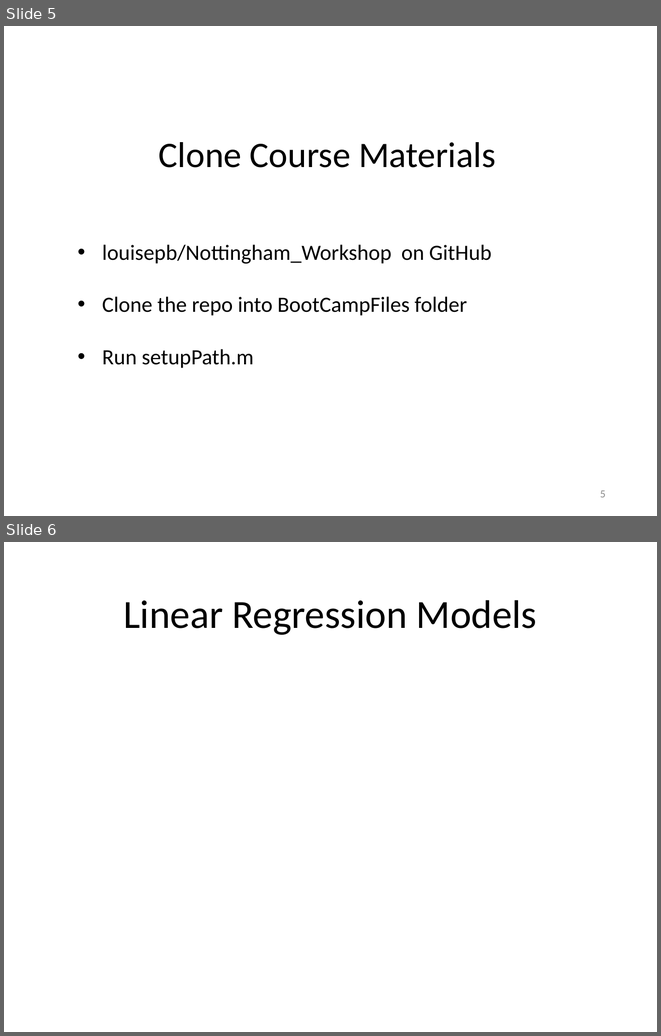
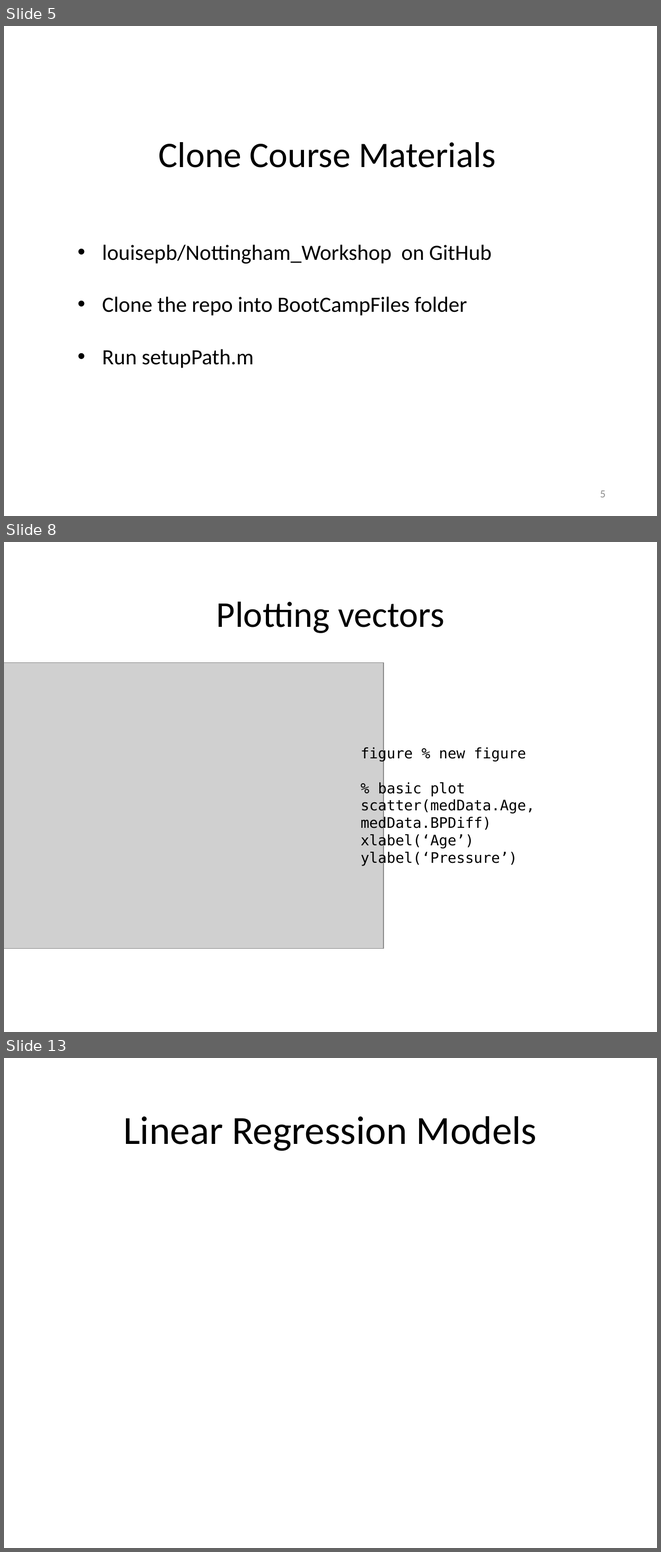
Before and after one commit to louisepb/Nottingham_Workshop, a slide deck: InstructorMaterials/Best Practices for Software Development using MATLAB.pptx. Shown one above the other, each under a label of ours: slides 5 and 6 before the commit, slides 5, 8 and 13 after it; the slides between them are not shown. The pictures are 661x1036 and 661x1552 pixels, drawn with LibreOffice and Linux fonts; fonts in the diff are those of the drawing; grey boxes stand for pictures. Boxes give left, top, right and bottom in pixels: in the first picture for what was removed or moved away, otherwise in the second. Text is boxed around its words. In the diff, an @@ line names an element or a change of style, - is before the commit and + after.

```diff
--- a/InstructorMaterials/Best Practices for Software Development using MATLAB.pptx
+++ b/InstructorMaterials/Best Practices for Software Development using MATLAB.pptx
@@ slide 8 added at box(4, 542, 657, 1032), background #FFFFFF @@
@@ title added at box(217, 601, 444, 633), 40 pt, text #000000 @@
+Plotting vectors
@@ picture added at box(4, 663, 383, 949) @@
@@ text added at box(361, 747, 535, 866), 16 pt, text #000000 @@
+figure % new figure
+% basic plot
+scatter(medData.Age, medData.BPDiff)
+xlabel(‘Age’)
+ylabel(‘Pressure’)
@@ what was slide 6 is now slide 13 @@
```
Also in this commit, not shown: 6 other slides added, 3 other files.
